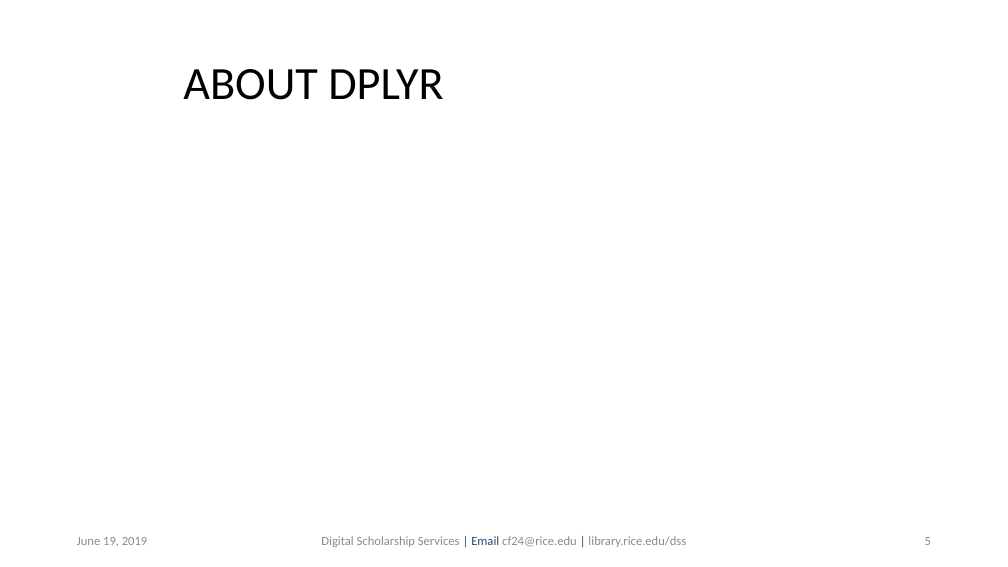
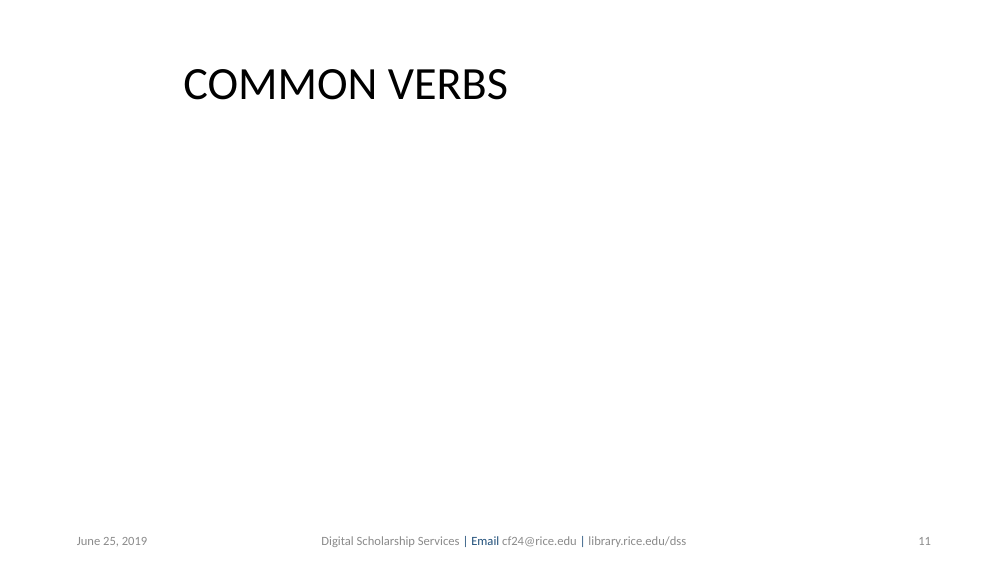
Before and after one commit to bakitybacon/rice-data-and-donuts, a slide deck: slide 11 of Rviz/R Visualization and Data Manipulation.pptx (slide 5 before the commit). Drawn at 1008x567 pixels with LibreOffice and Linux fonts; fonts in the diff are those of the drawing; background and template pictures are left out. Boxes give left, top, right and bottom in pixels: in the first picture for what was removed or moved away, otherwise in the second. Text is boxed around its words. In the diff, an @@ line names an element or a change of style, - is before the commit and + after.

```diff
--- a/Rviz/R Visualization and Data Manipulation.pptx
+++ b/Rviz/R Visualization and Data Manipulation.pptx
@@ title at <box>183,69,508,100</box>: text changed @@
-ABOUT DPLYR
+COMMON VERBS
@@ text at <box>77,537,148,546</box>: text changed @@
-June 19, 2019
+June 25, 2019
@@ page number at <box>918,537,931,545</box>: text changed @@
-5
+11
```
Also in this commit, not shown: 6 other slides changed, 6 slides added, 1 other file.
